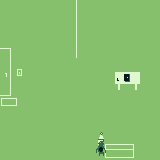
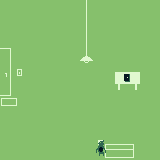
Layers edited between the first and the second 160×160 image:
added layer "Layer 8" in group "그룹 1" over [80, 56, 93, 63]
painted on "레이어 5" over [76, 0, 87, 58]
hid "Layer 5" over [98, 78, 119, 140]
